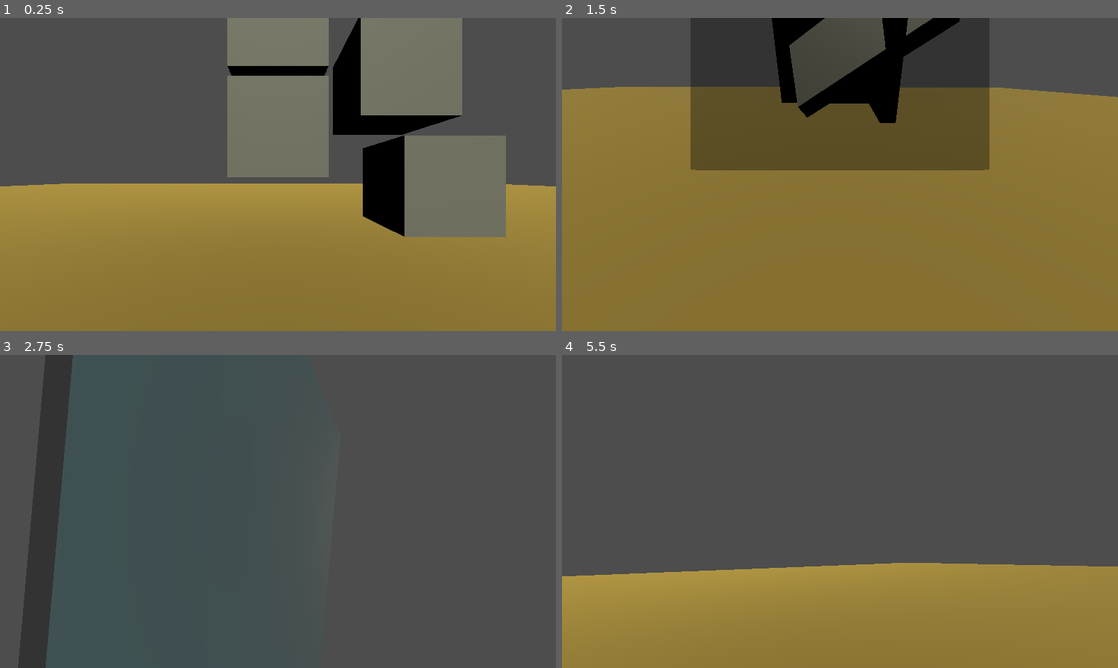
Above: before the commit, frames 1-4 (two rows, left to right).
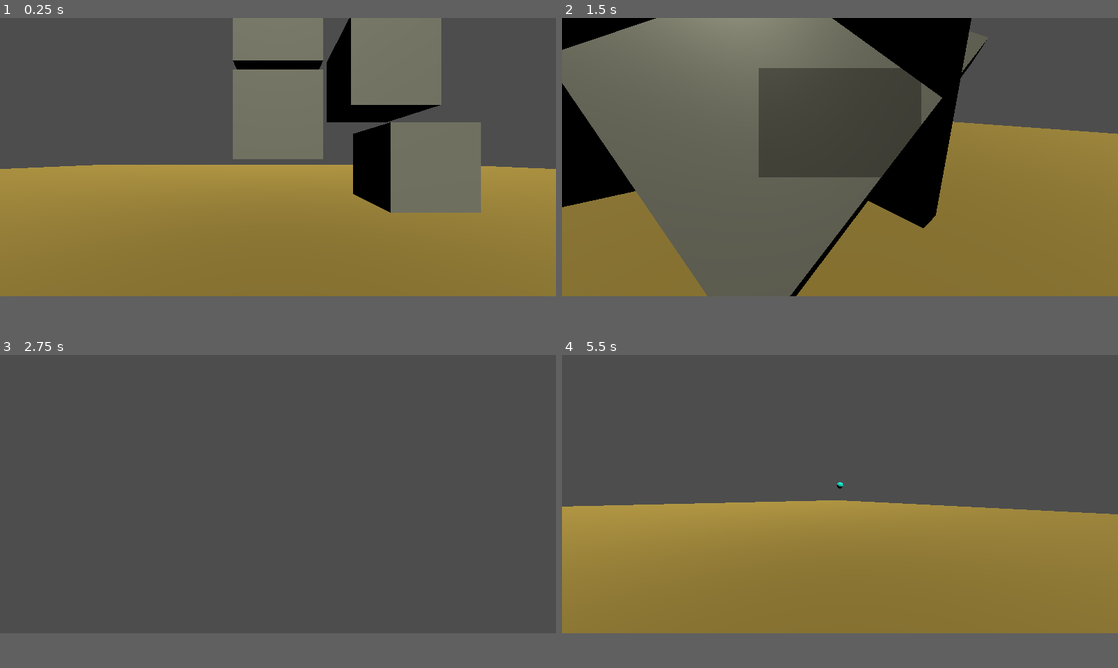
Above: after the commit, the same moments.

Repository: extract/over-fort-2
Game: Godot game, scene res://scenes/maps/local_test/local_test_map.tscn
Same seed, same stepped clock (60 frames per second), same inputs: the game is played once before the commit and once after it.
Inputs (mouse positions are in pixels of both pictures, inside the frame that each line leads up to):
- Up to frame 1 (0.25 s): no input
- Up to frame 2 (1.5 s): move the mouse to (962, 158) at 0.52 s; hold D (right) 0.53-1.28 s; tap E (e, bound only after the commit) at 0.6 s; tap Space (jump) at 0.77 s; move the mouse to (728, 190) at 1.27 s; hold S (backward) from 1.28 s (still down); right-click (728, 190) at 1.35 s
- Up to frame 3 (2.75 s): tap Space (jump) at 1.52 s; tap E (e, bound only after the commit) at 1.55, 2.1 s; move the mouse to (333, 442) at 2.02 s; release S (backward) at 2.03 s; hold D (right) from 2.03 s (still down)
- Up to frame 4 (5.5 s): move the mouse to (812, 574) at 2.77 s; release D (right) at 2.78 s; hold W (forward) 2.78-3.53 s; tap E (e, bound only after the commit) at 2.85, 3.8, 4.35, 5.1 s; tap Space (jump) at 3.02, 3.77, 4.52, 5 s; move the mouse to (1006, 558) at 3.52 s; hold A (left) 3.53-5.03 s; right-click (1006, 558) at 3.6 s; tap Enter at 4.25 s; move the mouse to (673, 464) at 4.27 s; move the mouse to (867, 511) at 5.02 s; hold S (backward) from 5.03 s (still down)
In our replay, the window is 800x450 before the commit and 800x400 after it. These sizes can differ from the game's own. Grey fills any space a smaller window leaves; there, only what the larger window draws over its background counts as a difference.

The runs differ from the first frame. In frame 1, 14% of the frame differs, in the area x 0-100%, y 0-70%; in frame 2, 52%, in the area x 0-100%, y 0-89%; in frame 3, 4.9%; in frame 4, 23%.

Commit message:
add pharah style dispersion projectile

Diff:
--- a/project.godot
+++ b/project.godot
@@ -17,8 +17,8 @@
 
 [display]
 
-window/size/viewport_width=1600
-window/size/viewport_height=900
+window/size/viewport_width=1200
+window/size/viewport_height=600
 
 [input]
 
@@ -57,3 +57,8 @@
 "events": [Object(InputEventMouseButton,"resource_local_to_scene":false,"resource_name":"","device":-1,"window_id":0,"a …(253 unchanged characters)…
 ]
 }
+e={
+"deadzone": 0.2,
+"events": [Object(InputEventKey,"resource_local_to_scene":false,"resource_name":"","device":-1,"window_id":0,"alt_pressed":false,"shift_pressed":false,"ctrl_pressed":false,"meta_pressed":false,"pressed":false,"keycode":0,"physical_keycode":69,"key_label":0,"unicode":101,"location":0,"echo":false,"script":null)
+]
+}
--- /dev/null
+++ b/scenes/abilities/dispersion/dispersion.gd
@@ -0,0 +1,20 @@
+extends Node3D
+
+
+@export var action_key = "e"
+@export var projectile: PackedScene
+
+@export var cooldown = 2
+var remaining_cooldown = 0
+
+func doAction():
+	remaining_cooldown = cooldown
+	var inst = projectile.instantiate()
+	inst.transform = (%Crosshair as Node3D).global_transform
+	get_node("/root").add_child(inst)
+
+func _process(delta: float) -> void:
+	remaining_cooldown -= delta
+
+	if Input.is_action_just_pressed("e") and remaining_cooldown < 0:
+		doAction()
--- /dev/null
+++ b/scenes/abilities/dispersion/dispersion.tscn
@@ -0,0 +1,8 @@
+[gd_scene load_steps=3 format=3 uid="uid://dnwtc4achkn4m"]
+
+[ext_resource type="Script" uid="uid://b80d6r0dhshi7" path="res://scenes/abilities/dispersion/dispersion.gd" id="1_jmbqd"]
+[ext_resource type="PackedScene" uid="uid://5xg1jc2dy2u8" path="res://scenes/abilities/dispersion/dispersion_projectile.tscn" id="2_7ew5p"]
+
+[node name="Dispersion" type="Node3D"]
+script = ExtResource("1_jmbqd")
+projectile = ExtResource("2_7ew5p")
--- /dev/null
+++ b/scenes/abilities/dispersion/dispersion_projectile.gd
@@ -0,0 +1,17 @@
+extends Area3D
+
+@export var speed = 18
+@export var explosion_force = 10
+
+
+func _process(delta: float) -> void:
+	position -= transform.basis.z * speed * delta
+
+
+
+func _on_body_entered(_body: Node3D) -> void:
+	for b in ($BlastRadius as Area3D).get_overlapping_bodies():
+		var dir = (b.position - position).normalized()
+		if b is RigidBody3D:
+			(b as RigidBody3D).apply_impulse(dir * explosion_force)
+	queue_free()
--- /dev/null
+++ b/scenes/abilities/dispersion/dispersion_projectile.tscn
@@ -0,0 +1,32 @@
+[gd_scene load_steps=6 format=3 uid="uid://5xg1jc2dy2u8"]
+
+[ext_resource type="Script" uid="uid://di812gmsow8br" path="res://scenes/abilities/dispersion/dispersion_projectile.gd" id="1_yos1s"]
+
+[sub_resource type="SphereShape3D" id="SphereShape3D_84ywy"]
+
+[sub_resource type="StandardMaterial3D" id="StandardMaterial3D_wi6v3"]
+albedo_color = Color(0.039215688, 1, 1, 1)
+
+[sub_resource type="SphereMesh" id="SphereMesh_x8ojt"]
+material = SubResource("StandardMaterial3D_wi6v3")
+
+[sub_resource type="SphereShape3D" id="SphereShape3D_febf1"]
+
+[node name="DispersionProjectile" type="Area3D"]
+script = ExtResource("1_yos1s")
+
+[node name="CollisionShape3D" type="CollisionShape3D" parent="."]
+transform = Transform3D(0.5, 0, 0, 0, 0.5, 0, 0, 0, 0.5, 0, 0, 0)
+shape = SubResource("SphereShape3D_84ywy")
+
+[node name="MeshInstance3D" type="MeshInstance3D" parent="."]
+transform = Transform3D(0.5, 0, 0, 0, 0.5, 0, 0, 0, 0.5, 0, 0, 0)
+mesh = SubResource("SphereMesh_x8ojt")
+
+[node name="BlastRadius" type="Area3D" parent="."]
+transform = Transform3D(4, 0, 0, 0, 4, 0, 0, 0, 4, 0, 0, 0)
+
+[node name="CollisionShape3D" type="CollisionShape3D" parent="BlastRadius"]
+shape = SubResource("SphereShape3D_febf1")
+
+[connection signal="body_entered" from="." to="." method="_on_body_entered"]
--- a/scenes/player/local_player.tscn
+++ b/scenes/player/local_player.tscn
@@ -7,6 +7,7 @@
 [ext_resource type="Script" uid="uid://55mvtmp82ky7" path="res://scripts/gameplay/health_component.gd" id="5_cv68x"]
 [ext_resource type="PackedScene" uid="uid://3vpfape4my6u" path="res://scenes/abilities/float_shield/float_shield_ability.tscn" id="6_7awel"]
 [ext_resource type="PackedScene" uid="uid://fl5wsepg6lvn" path="res://scenes/abilities/pharah_flight/PharahFlight.tscn" id="7_dguuj"]
+[ext_resource type="PackedScene" uid="uid://dnwtc4achkn4m" path="res://scenes/abilities/dispersion/dispersion.tscn" id="8_3nqsm"]
 
 [sub_resource type="CapsuleShape3D" id="CapsuleShape3D_pjt0s"]
 
@@ -34,6 +35,7 @@
 
 [node name="Crosshair" type="Node3D" parent="Camera3D"]
 unique_name_in_owner = true
+transform = Transform3D(1, 0, 0, 0, 1, 0, 0, 0, 1, 0, 0, -1.1099447)
 
 [node name="Face" type="MeshInstance3D" parent="."]
 transform = Transform3D(1, 0, 0, 0, 1, 0, 0, 0, 1, 0, 0.42697042, -0.15429068)
@@ -54,3 +56,5 @@
 [node name="FloatShieldAbility" parent="." instance=ExtResource("6_7awel")]
 
 [node name="PharahFlight" parent="." instance=ExtResource("7_dguuj")]
+
+[node name="Dispersion" parent="." instance=ExtResource("8_3nqsm")]
Not shown, added: scenes/abilities/dispersion/dispersion.gd.uid
Not shown, added: scenes/abilities/dispersion/dispersion_projectile.gd.uid
Not shown: 1 places in scenes/player/local_player.tscn that only renumber resources
